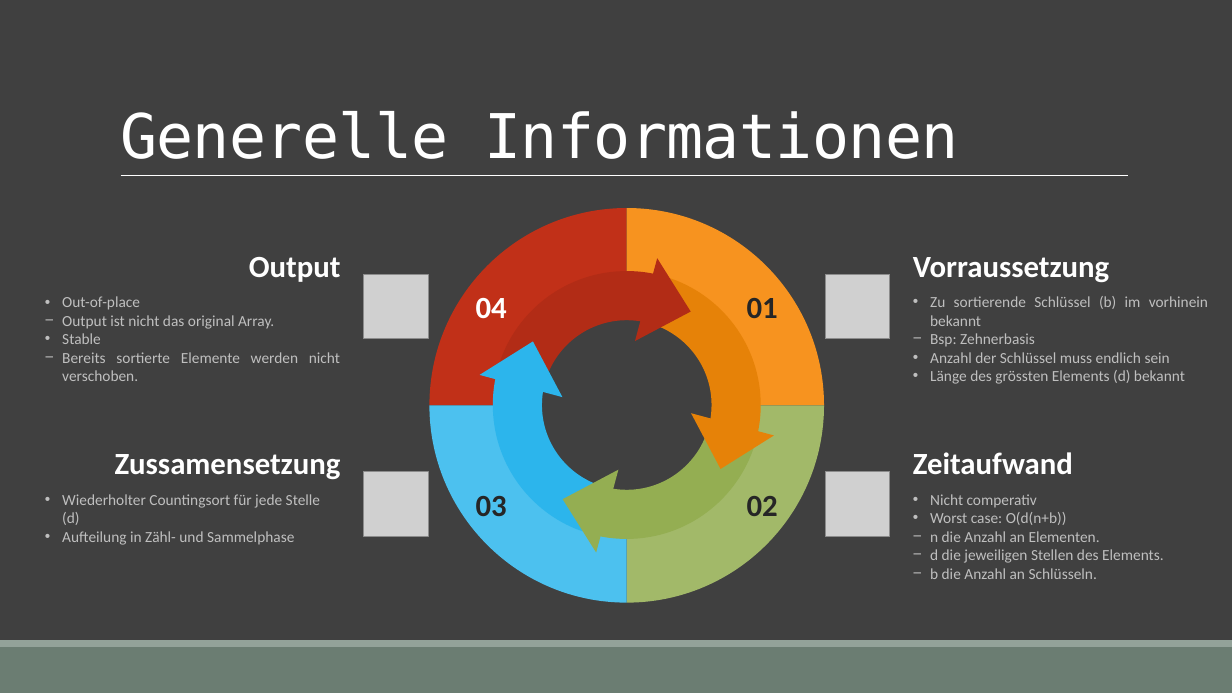
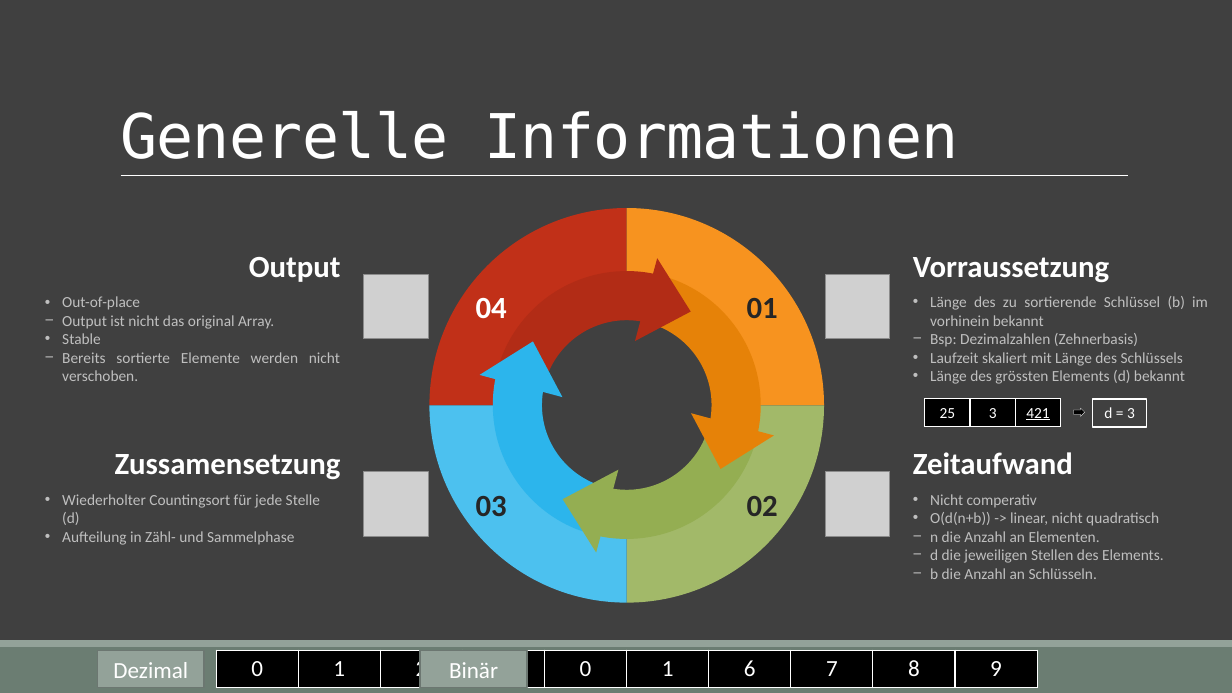
Before and after one commit to IsAvaible/Radix-Sort, a slide deck: slide 4 of RadixSort.pptx. Drawn at 1232x693 pixels with LibreOffice and Linux fonts; fonts in the diff are those of the drawing; grey boxes stand for pictures. Boxes give left, top, right and bottom in pixels: in the first picture for what was removed or moved away, otherwise in the second. Text is boxed around its words. In the diff, an @@ line names an element or a change of style, - is before the commit and + after.

Commit message:
Updated Presentation

```diff
--- a/RadixSort.pptx
+++ b/RadixSort.pptx
@@ text at bbox=[930, 296, 1208, 366]: text changed @@
-• Zu sortierende Schlüssel (b) im vorhinein bekannt
-− Bsp: Zehnerbasis
-• Anzahl der Schlüssel muss endlich sein
+• Länge des zu sortierende Schlüssel (b) im vorhinein bekannt
+− Bsp: Dezimalzahlen (Zehnerbasis)
+• Laufzeit skaliert mit Länge des Schlüssels
@@ table added at bbox=[925, 399, 1061, 427], 1 rows, 3 columns @@
+25 | 3 | 421
@@ right arrow added at bbox=[1074, 409, 1085, 417], fill #000000, outline #FFFFFF 0.25 pt @@
@@ rectangle added at bbox=[1093, 399, 1147, 427], fill #404040, outline #FFFFFF 1.25 pt, 12 pt, text #FFFFFF @@
+d = 3
@@ text at bbox=[930, 512, 1159, 526]: text changed @@
-• Worst case: O(d(n+b))
+• O(d(n+b)) -> linear, nicht quadratisch
@@ rectangle added at bbox=[98, 651, 204, 688], fill #93A299, outline #6D7871 1.25 pt, 18 pt, text #FFFFFF @@
+Dezimal
@@ table added at bbox=[216, 651, 1039, 689], 1 rows, 10 columns @@
+0 | 1 | 2 | 3 | 4 | 5 | 6 | 7 | 8 | 9
@@ rectangle added at bbox=[421, 651, 527, 688], fill #93A299, outline #6D7871 1.25 pt, 18 pt, text #FFFFFF @@
+Binär
@@ table added at bbox=[544, 651, 709, 689], 1 rows, 2 columns @@
+0 | 1
```
Also in this commit, not shown: 4 other slides changed.
